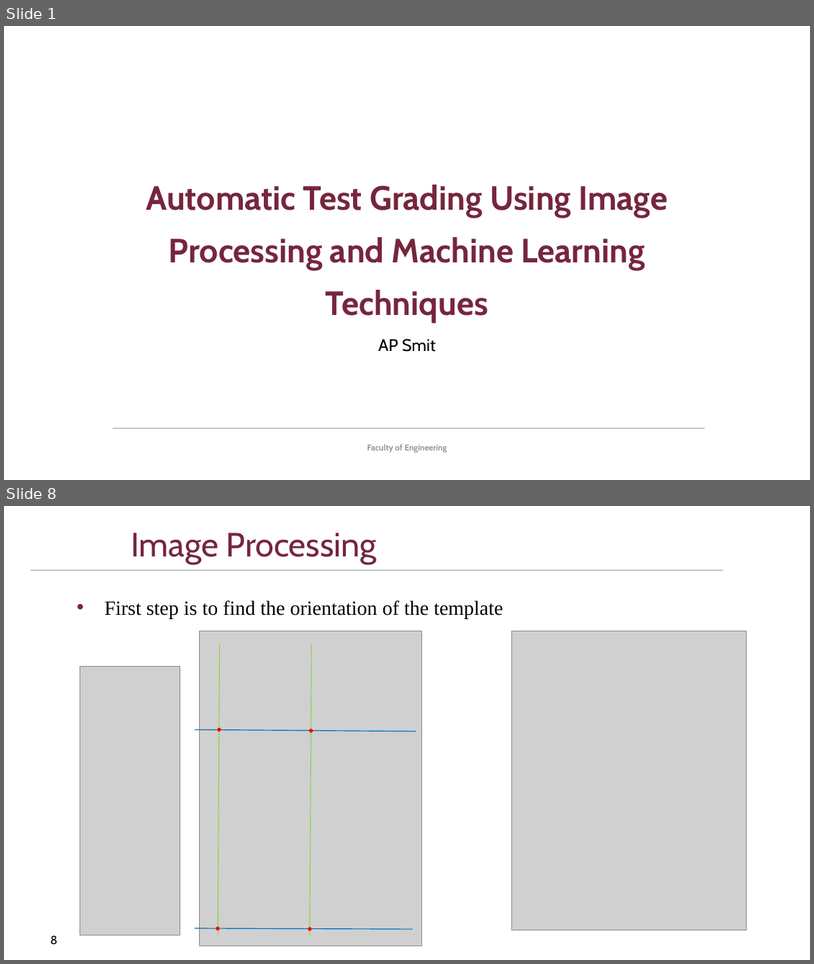
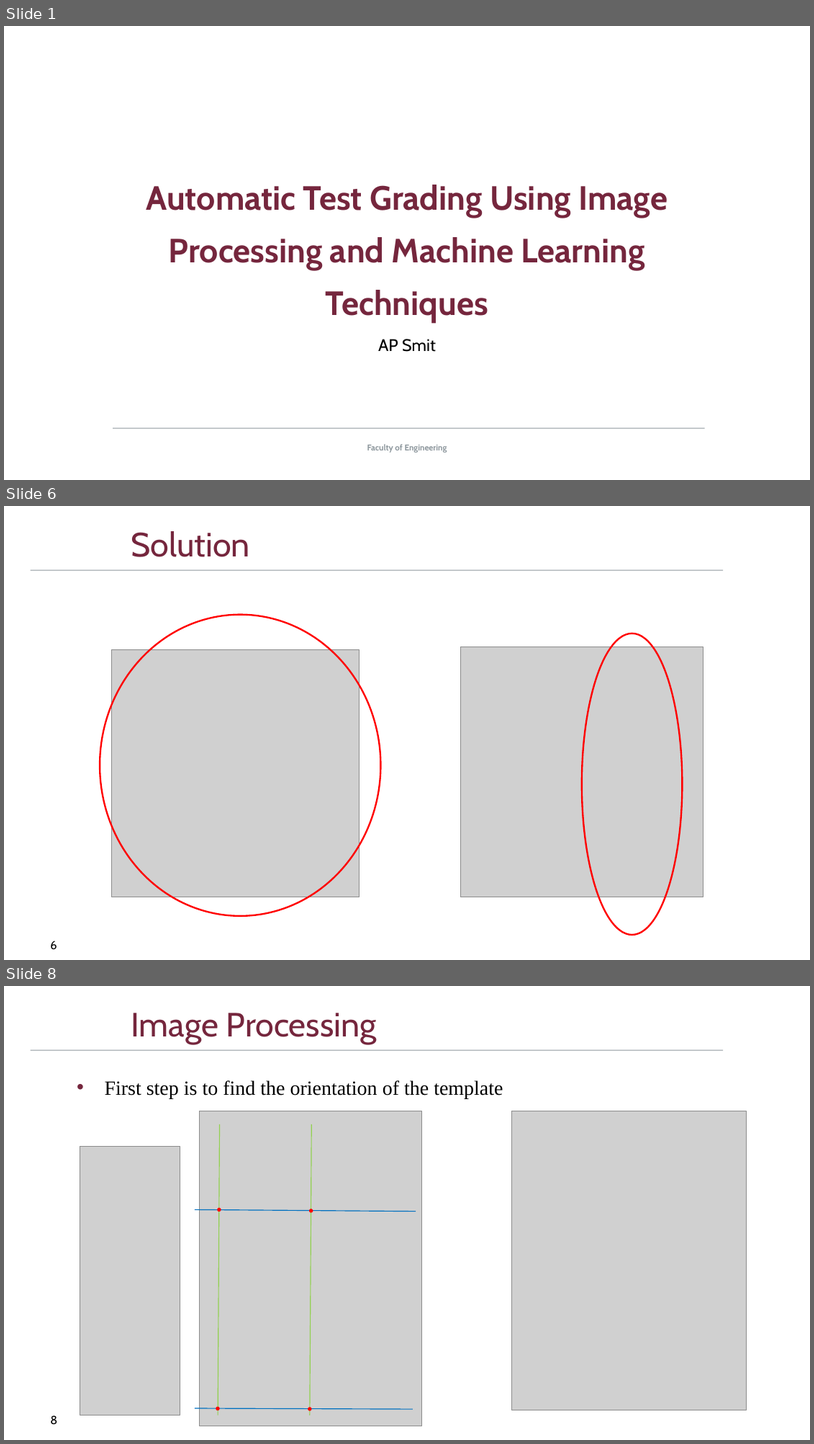
Before and after one commit to DriesSmit/SkripsieReport, a slide deck: OralExamination/SkripsieOral_APSmit.pptx. Shown one above the other, each under a label of ours: slides 1 and 8 before the commit, slides 1, 6 and 8 after it; the slides between them are not shown. The pictures are 814x964 and 814x1444 pixels, drawn with LibreOffice and Linux fonts; fonts in the diff are those of the drawing; grey boxes stand for pictures; background and template pictures are left out. Boxes give left, top, right and bottom in pixels: in the first picture for what was removed or moved away, otherwise in the second. Text is boxed around its words. In the diff, an @@ line names an element or a change of style, - is before the commit and + after.

```diff
--- a/OralExamination/SkripsieOral_APSmit.pptx
+++ b/OralExamination/SkripsieOral_APSmit.pptx
@@ slide 6 added at box(4, 506, 810, 960), background #FFFFFF; not listed: 1 template element that a slide beside it also shows @@
@@ title added at box(131, 531, 250, 557), 40 pt, text #75263D @@
+Solution
@@ ellipse added at box(100, 614, 381, 916), outline #FF0000 2 pt @@
@@ ellipse added at box(582, 633, 683, 934), outline #FF0000 2 pt @@
@@ picture added at box(112, 649, 359, 897) @@
@@ picture added at box(460, 647, 703, 897) @@
@@ page number added at box(50, 940, 57, 950), 14 pt, text #000000 @@
+6
```
Also in this commit, not shown: 7 slides changed, 1 other slide added, 1 slide removed.
